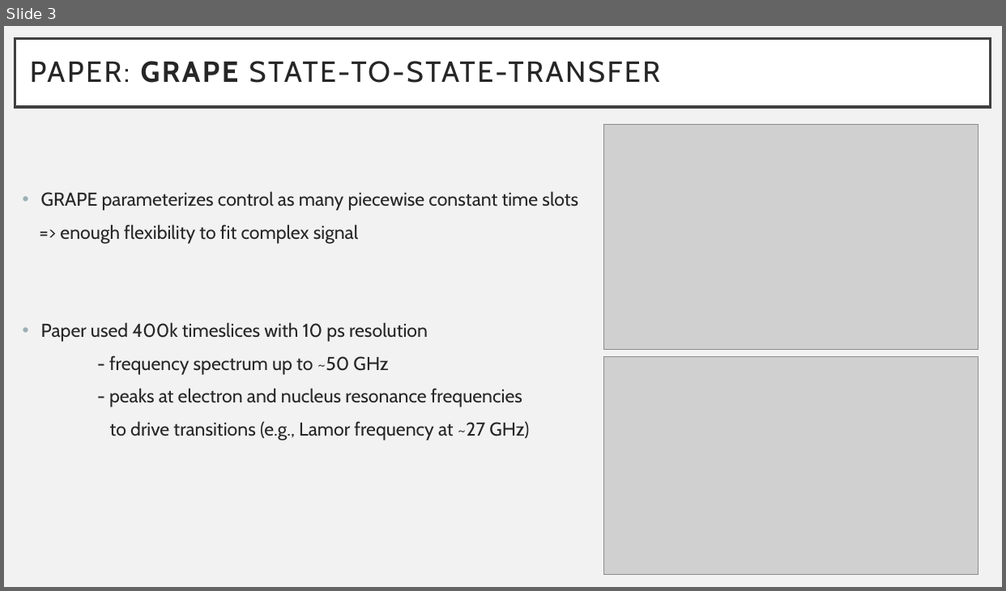
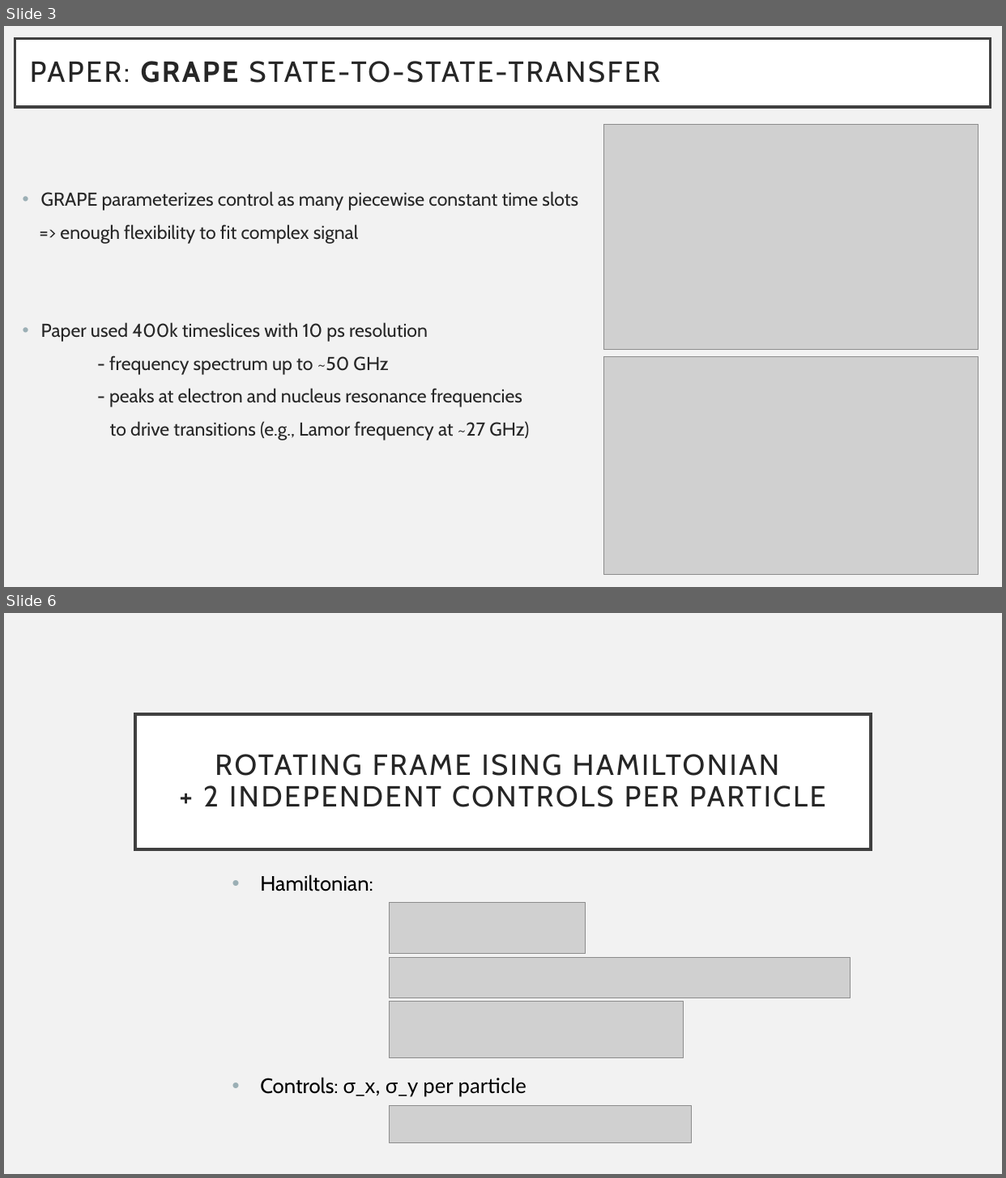
Before and after one commit to johnkrs/GOAT_UXX, a slide deck: GOAT_results.pptx. Shown one above the other, each under a label of ours: slide 3 before the commit, slides 3 and 6 after it; the slides between them are not shown. The pictures are 1006x591 and 1006x1178 pixels, drawn with LibreOffice and Linux fonts; fonts in the diff are those of the drawing; grey boxes stand for pictures. Boxes give left, top, right and bottom in pixels: in the first picture for what was removed or moved away, otherwise in the second. Text is boxed around its words. In the diff, an @@ line names an element or a change of style, - is before the commit and + after.

```diff
--- a/GOAT_results.pptx
+++ b/GOAT_results.pptx
@@ slide 6 added at [4, 613, 1002, 1174], background #F2F2F2 @@
@@ title added at [135, 715, 871, 850], fill #FFFFFF, outline #404040 3 pt, 28 pt, text #262626 @@
+ROTATING FRAME ISING HAMILTONIAN
++ 2 INDEPENDENT CONTROLS PER PARTICLE
@@ text added at [260, 875, 526, 1097], 20 pt, text #000000 @@
+• Hamiltonian:
+• Controls: σ_x, σ_y per particle
@@ picture added at [390, 903, 586, 954] @@
@@ picture added at [390, 957, 850, 998] @@
@@ picture added at [390, 1002, 684, 1059] @@
@@ picture added at [390, 1106, 692, 1144] @@
```
Also in this commit, not shown: 2 slides changed, 10 other slides added, 1 other file.
